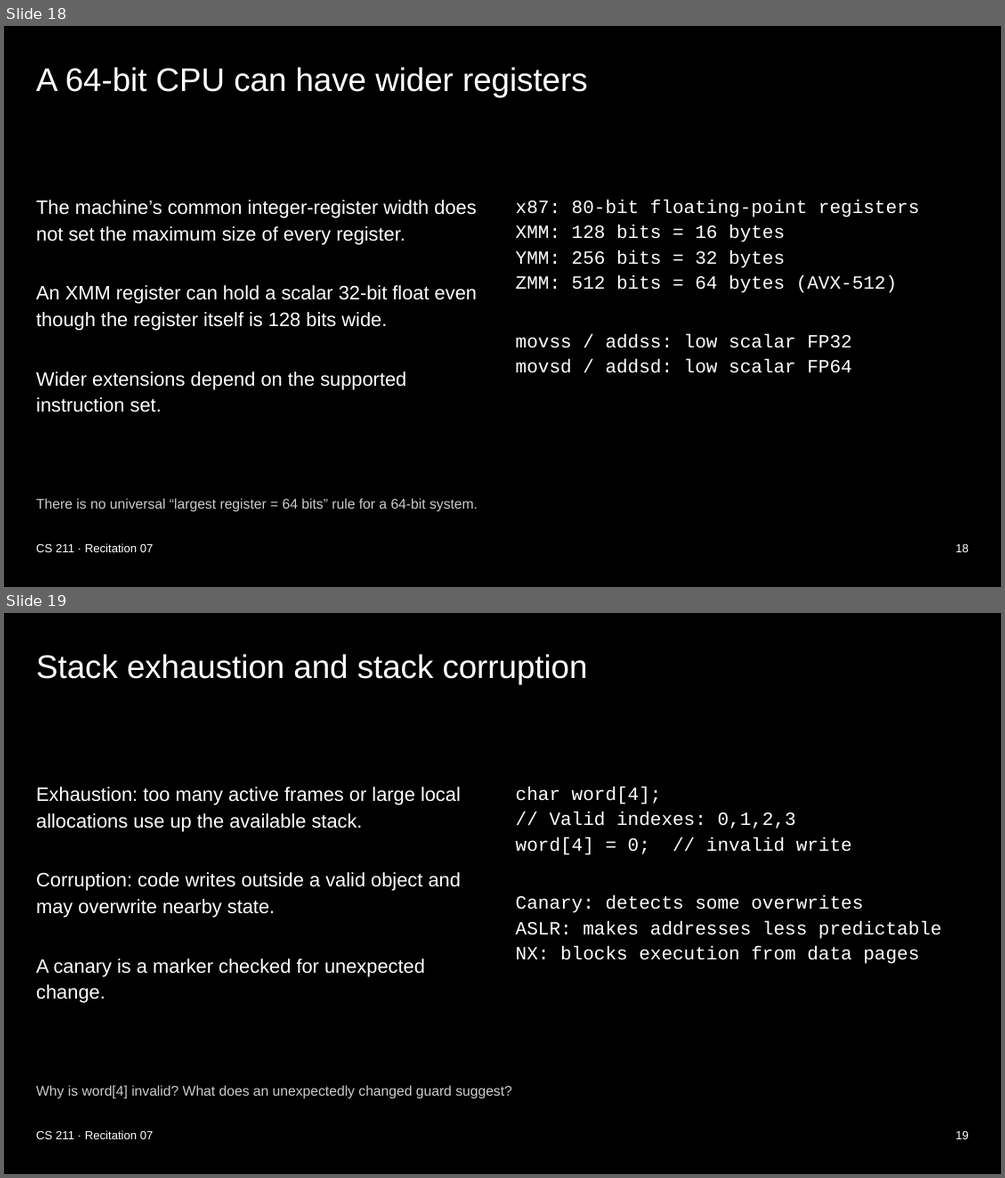
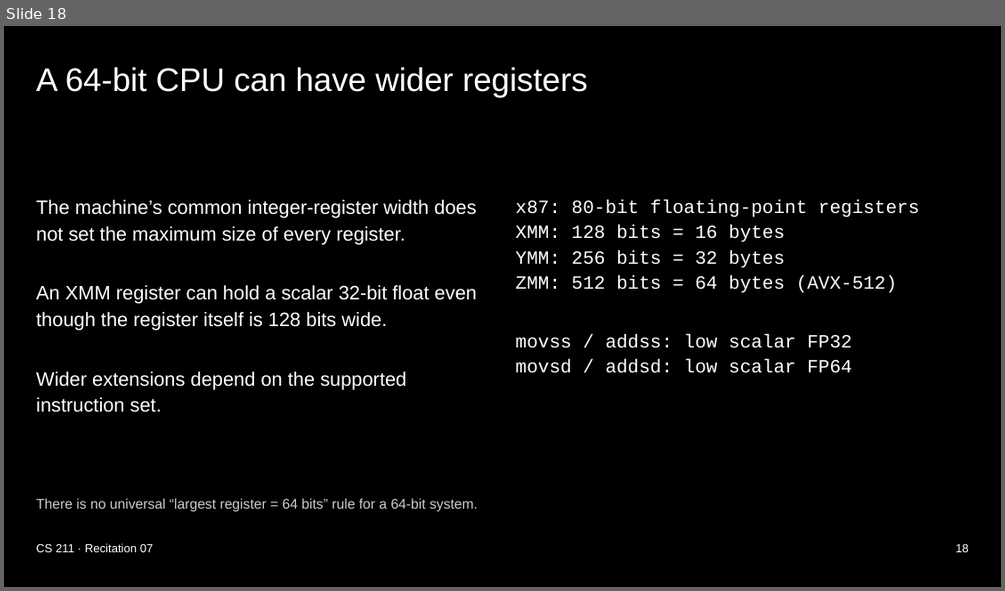
Before and after one commit to xsebby/portfolio, a slide deck: public/presentations/CS211_Recitation_7.pptx. Shown one above the other, each under a label of ours: slides 18 and 19 before the commit, slide 18 after it. The pictures are 1005x1178 and 1005x591 pixels, drawn with LibreOffice and Linux fonts; fonts in the diff are those of the drawing. Boxes give left, top, right and bottom in pixels: in the first picture for what was removed or moved away, otherwise in the second. Text is boxed around its words. In the diff, an @@ line names an element or a change of style, - is before the commit and + after.

Commit message:
Remove stack safety slide from midterm review

```diff
--- a/public/presentations/CS211_Recitation_7.pptx
+++ b/public/presentations/CS211_Recitation_7.pptx
@@ slide 19 removed at (x1=4, y1=613, x2=1001, y2=1174), background #000000 @@
@@ title removed at (x1=36, y1=654, x2=588, y2=684) @@
-Stack exhaustion and stack corruption
@@ text removed at (x1=36, y1=787, x2=461, y2=1003) @@
-Exhaustion: too many active frames or large local allocations use up the available stack.
-Corruption: code writes outside a valid object and may overwrite nearby state.
-A canary is a marker checked for unexpected change.
@@ text removed at (x1=516, y1=787, x2=942, y2=964) @@
-char word[4];
-// Valid indexes: 0,1,2,3
-word[4] = 0; // invalid write
-Canary: detects some overwrites
-ASLR: makes addresses less predictable
-NX: blocks execution from data pages
@@ text removed at (x1=36, y1=1085, x2=512, y2=1099) @@
-Why is word[4] invalid? What does an unexpectedly changed guard suggest?
@@ text removed at (x1=36, y1=1130, x2=154, y2=1139) @@
-CS 211 · Recitation 07
@@ text removed at (x1=955, y1=1131, x2=969, y2=1139) @@
-19
```
Also in this commit, not shown: 11 slides changed, 1 other file.
